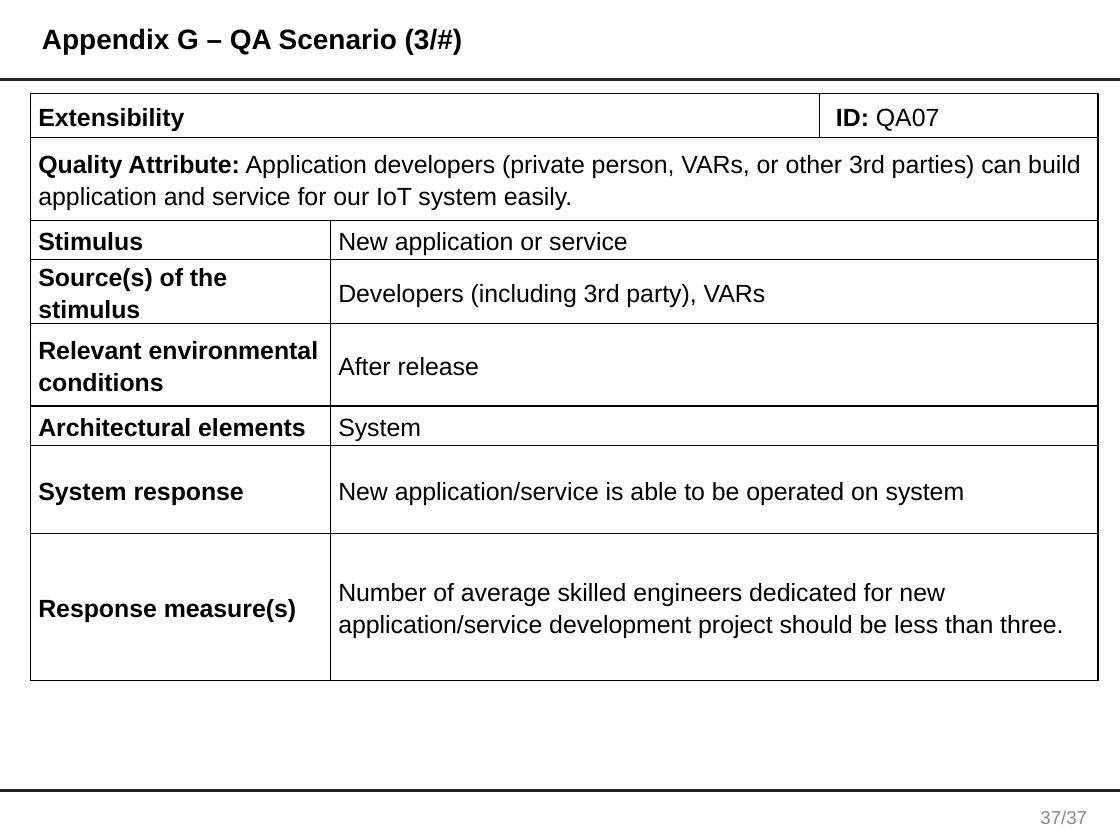
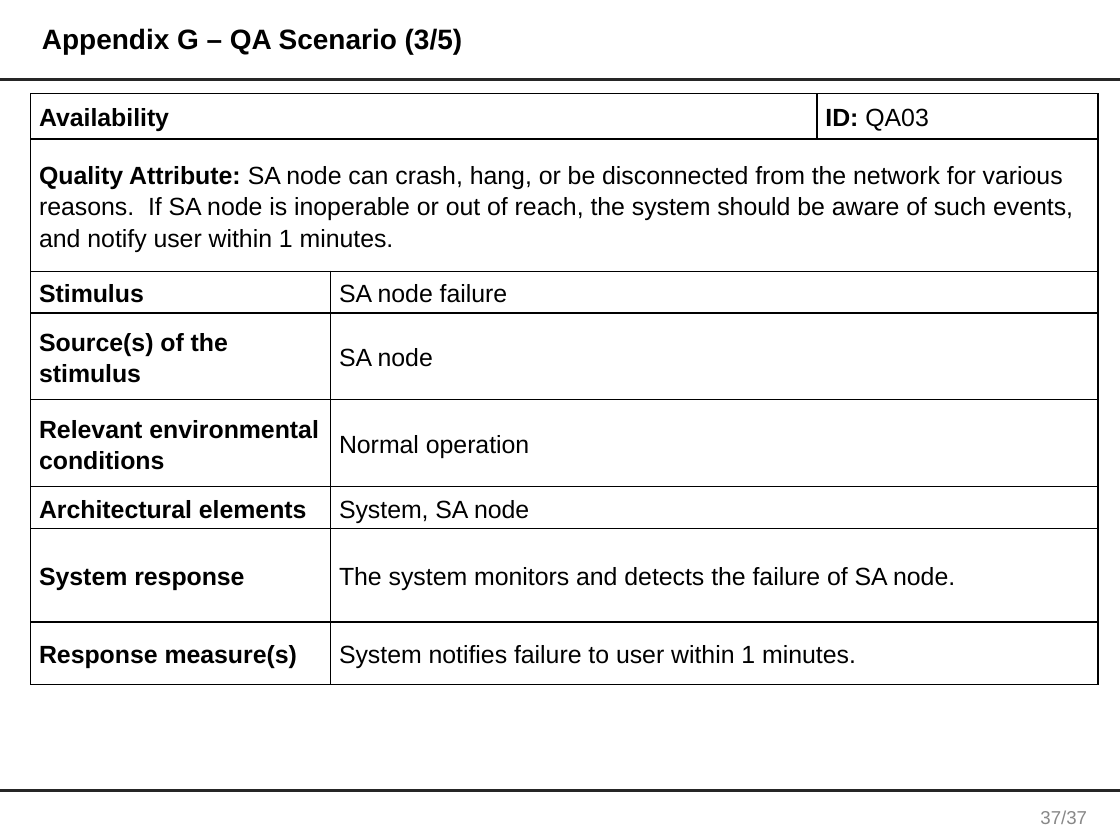
Before and after one commit to junggil/2015_CMU_StudioProject, a slide deck: slide 38 of DOCS/2015-06-24/Team1 Final presentation V0.1.pptx. Drawn at 1120x840 pixels with LibreOffice and Linux fonts; fonts in the diff are those of the drawing. Boxes give left, top, right and bottom in pixels: in the first picture for what was removed or moved away, otherwise in the second. Text is boxed around its words. In the diff, an @@ line names an element or a change of style, - is before the commit and + after.

```diff
--- a/DOCS/2015-06-24/Team1 Final presentation V0.1.pptx
+++ b/DOCS/2015-06-24/Team1 Final presentation V0.1.pptx
@@ title at [42,28,463,54]: text changed @@
-Appendix G – QA Scenario (3/#)
+Appendix G – QA Scenario (3/5)
@@ table at [30,94,1098,685] @@
-row 1, column 1: Extensibility
+row 1, column 1: Availability
-row 1, column 3: ID: QA07
+row 1, column 3: ID: QA03
-row 2, column 1: Quality Attribute: Application developers (private person, VARs, or other 3rd parties) can build application and service for our IoT system easily.
+row 2, column 1: Quality Attribute: SA node can crash, hang, or be disconnected from the network for various reasons. If SA node is inoperable or out of reach, the system should be aware of such events, and notify user within 1 minutes.
-row 3, column 2: New application or service
+row 3, column 2: SA node failure
-row 4, column 2: Developers (including 3rd party), VARs
+row 4, column 2: SA node
-row 5, column 2: After release
+row 5, column 2: Normal operation
-row 6, column 2: System
+row 6, column 2: System, SA node
-row 7, column 2: New application/service is able to be operated on system
+row 7, column 2: The system monitors and detects the failure of SA node.
-row 8, column 2: Number of average skilled engineers dedicated for new application/service development project should be less than three.
+row 8, column 2: System notifies failure to user within 1 minutes.
```
Also in this commit, not shown: 7 other slides changed, 2 slides added.
